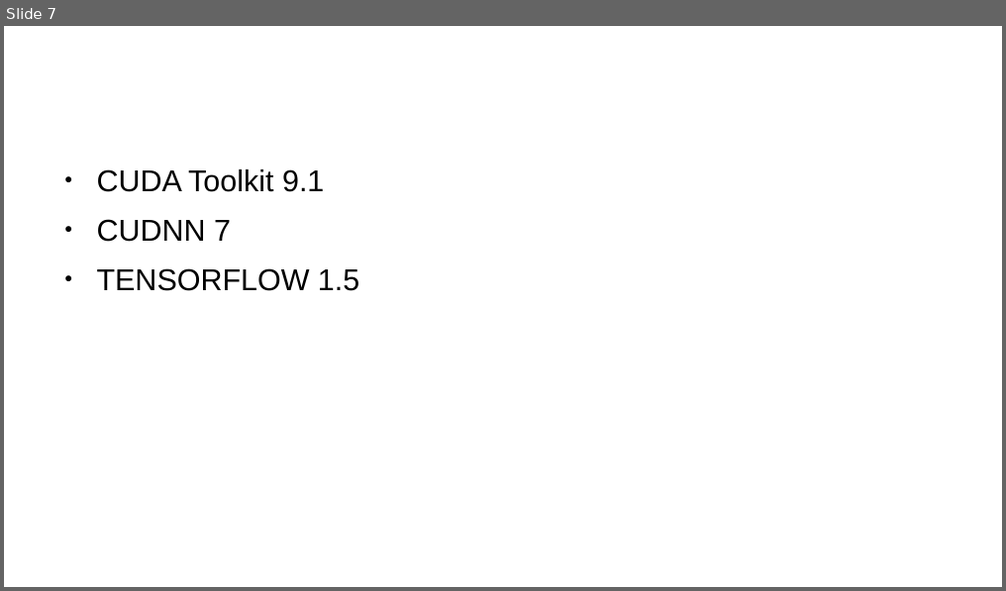
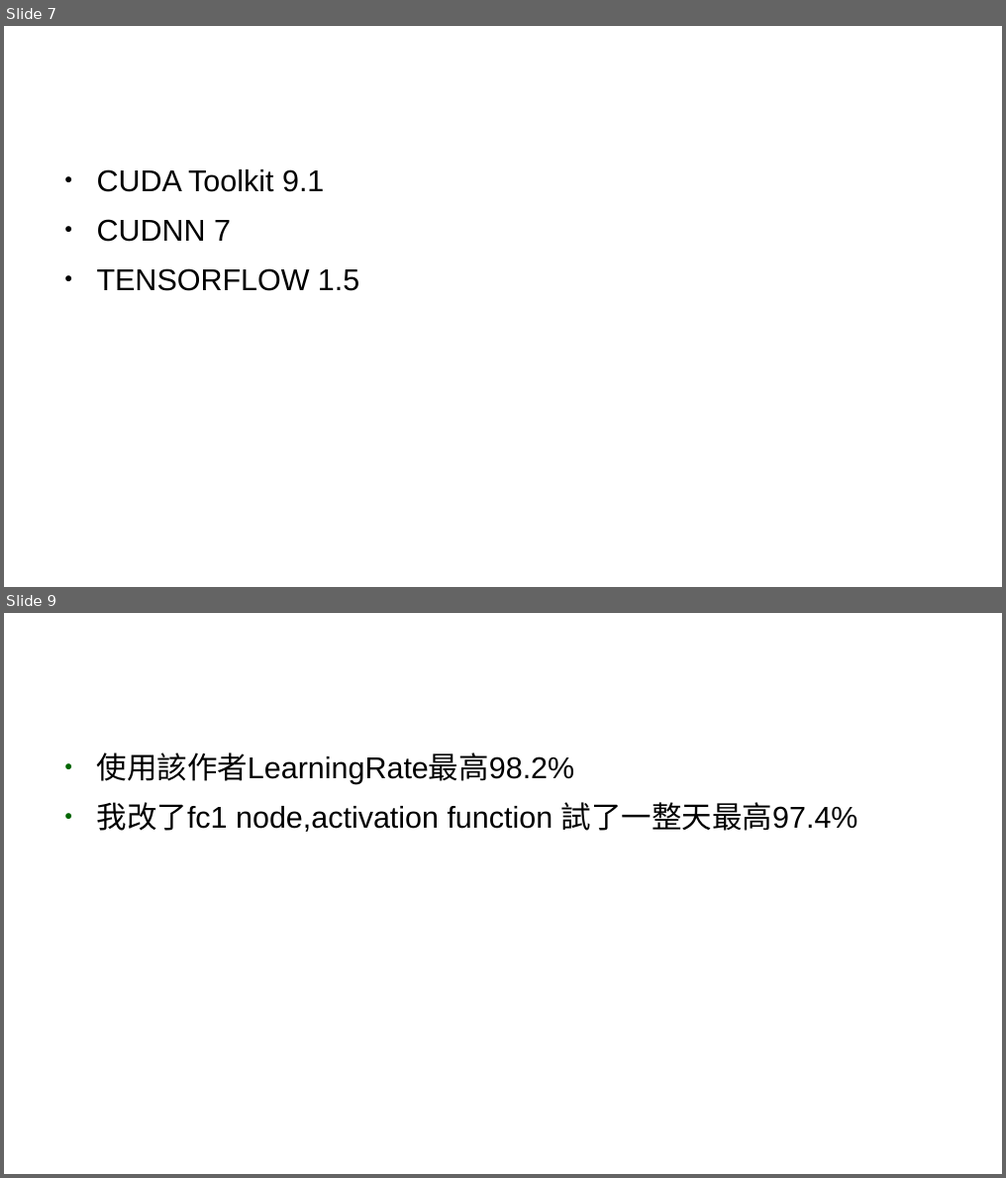
Before and after one commit to Lu-Yi-Hsun/home, a slide deck: docs/Machine Learning/Neural Networks/CNN/paper/Deep Learning Based Large Scale Handwritten.odp. Shown one above the other, each under a label of ours: slide 7 before the commit, slides 7 and 9 after it; the slides between them are not shown. The pictures are 1006x591 and 1006x1178 pixels, drawn with LibreOffice and Linux fonts; fonts in the diff are those of the drawing; background and template pictures are left out. Boxes give left, top, right and bottom in pixels: in the first picture for what was removed or moved away, otherwise in the second. Text is boxed around its words. In the diff, an @@ line names an element or a change of style, - is before the commit and + after.

```diff
--- a/docs/Machine Learning/Neural Networks/CNN/paper/Deep Learning Based Large Scale Handwritten.odp
+++ b/docs/Machine Learning/Neural Networks/CNN/paper/Deep Learning Based Large Scale Handwritten.odp
@@ slide 9 added at bbox=[4, 613, 1002, 1174], background picture (left out) @@
@@ title added at bbox=[54, 635, 952, 699], 33 pt, text #FFFFFF, bold @@
+demo
@@ text added at bbox=[97, 753, 858, 832], 24 pt, text #000000 @@
+● 使用該作者LearningRate最高98.2%
+● 我改了fc1 node,activation function 試了一整天最高97.4%
```
Also in this commit, not shown: 2 slides changed, 4 other slides added, 2 slides removed, 9 other files.
